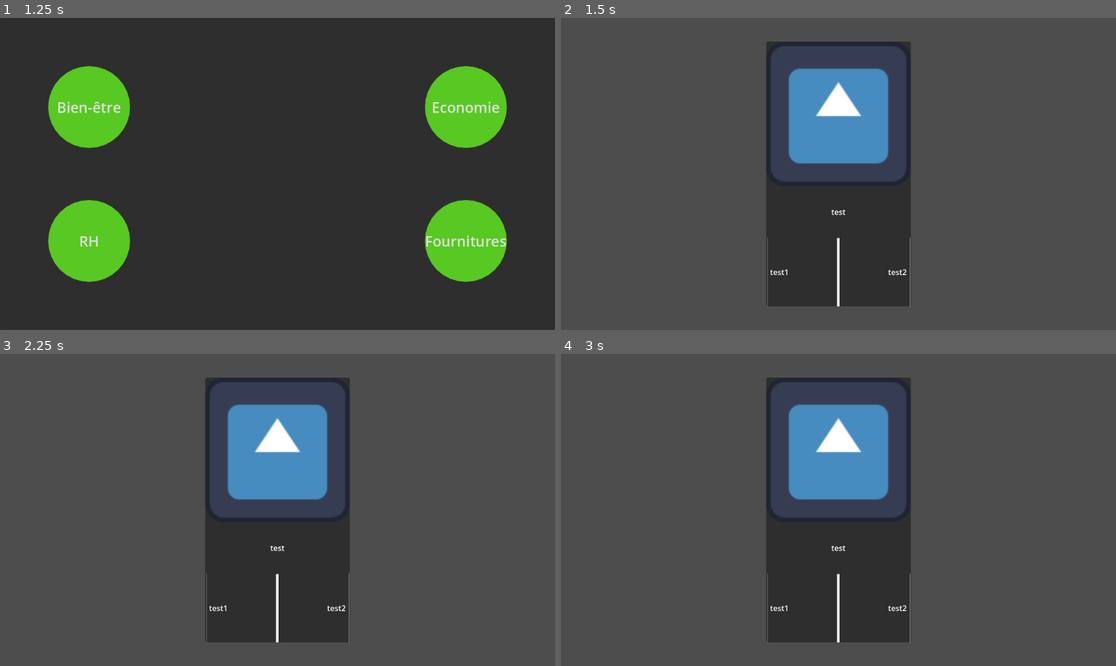
Above: before the commit, frames 1-4 (two rows, left to right).
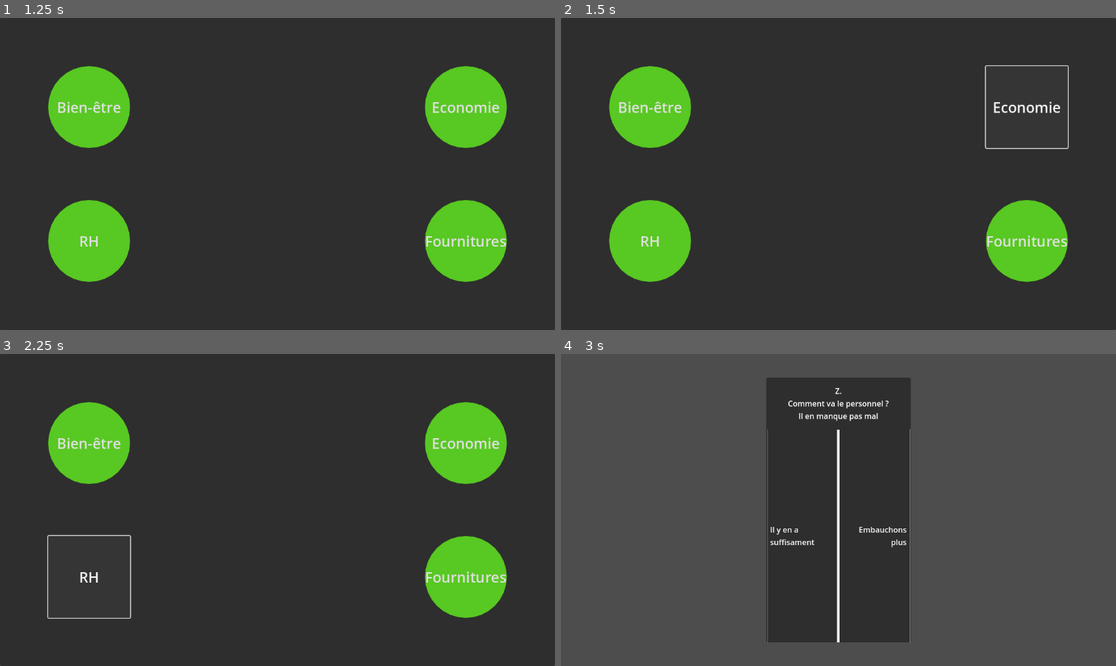
Above: after the commit, the same moments.

Repository: Bebel9445/audit_inc
Game: Godot game, scene res://Scenes/Main.tscn
Two runs of this game, one before a commit and one after it. Both use one fixed random seed, a clock stepped at 60 frames per second and the inputs below. The engine's default icon, where the game draws it, is replaced by a stand-in: a white triangle on a blue panel in a dark square.
Inputs (mouse positions are in pixels of both pictures, inside the frame that each line leads up to):
- Up to frame 1 (1.25 s): click "Facile" at 0.5 s
- Up to frame 2 (1.5 s): click "Economie" at 1.25 s
- Up to frame 3 (2.25 s): click (88, 575) at 2 s, where only the run after the commit has a clickable "RH"
- Up to frame 4 (3 s): click (1027, 575) at 2.75 s, where only the run after the commit has a clickable "Fournitures"

Frame 1 is identical in both runs. In frame 2, 85% of the frame differs, in the area x 0-100%, y 0-100%; in frame 3, 85%; in frame 4, 11%.
Error after the commit: Trying to assign value of type 'Nil' to a variable of type 'Dictionary'. (res://Scripts/main.gd:36)

Commit message:
Debut de la redaction d'une boucle de jeu + renommage fichier json

Diff:
--- /dev/null
+++ b/Scripts/Fourniture.json
@@ -0,0 +1,23 @@
+{
+  "nbCartes": 1,
+  "1": {
+	"tirable": true,
+	"nomPerso": "Z.",
+	"question": "Comment va le personnel ?",
+	"response": "Il en manque pas mal",
+	"choix": {
+	  "gauche": {
+		"texte": "Il y en a suffisament",
+		"stats": [0, 0, 0, 0],
+		"prochaineCarte": null
+	  },
+	  "droite": {
+		"texte": "Embauchons plus",
+		"stats": [0, 0, 0, 0],
+		"prochaineCarte": null
+	  }
+	},
+	"image": "res://Images/Z.png",
+	"carteBan": [ ]
+  }
+}
--- /dev/null
+++ b/Scripts/RH.json
@@ -0,0 +1,15 @@
+{
+  "nbCartes" : 1,
+  <id> : {
+	"tirable" : true,
+	"nomPerso" : "Z.",
+	"question" : "Comment va le personnel ?",
+	"response" : "Il en manque pas mal",
+	"choix" : {
+		"gauche" : {"texte" : "Il y en a suffisament", "stats" : [0, 0, 0, 0], "prochaineCarte" : null}, // employes, economie, fournitures, bien-etre
+		"droite" : {"texte" : "Embauchons plus", "stats" : [0, 0, 0, 0], "prochaineCarte" : null}  // employes, economie, fournitures, bien-etre
+	},
+	"image" : "path/to/image/Z.png",
+	"carteBan" : [<id>, <id>...]
+  }
+}
--- a/Scripts/RessourcesHumaines.json
+++ /dev/null
@@ -1,12 +0,0 @@
-{
-  "nbCartes" : 1,
-  "1" : {
-	"nomPerso" : "Jack",
-	"text" : "Je suis Jack et je gère l'organisation du personnel du bâtiment informatique, beaucoup des informaticiens se plaignent d'avoir des deadlines trop courtes pour une quantité de travail trop lourde pour seulement 5 personnes, que faire?",
-	"choix" : {
-		"gauche" : {"text" : "5 membres sont largement suffisant pour gérer quelques applications, non? Ou en avez vous plus?", "stats" : [0, 0, 0, 0]},
-		"droite" : {"text" : "Augmenter le nombre de personnes pourraient aider à alléger la charge de travail?", "stats" : [0, 0, 0, 0]}
-	},
-	"image" : "res://icon.svg"
-  }
-}
--- a/Scripts/main.gd
+++ b/Scripts/main.gd
@@ -22,18 +22,61 @@
 
 	#Initialiser les states en fonction de la difficulté choisi
 
-func lancer_audit(nomPole):
-	var carte_instance = carte_scene.instantiate()
+func lancer_audit(nomPole: String) -> void:
+	var json_path := "res://Scripts/"+ nomPole +".json"
+
+	if not FileAccess.file_exists(json_path):
+		push_error("Fichier JSON introuvable pour le pôle : " + nomPole)
+		return
+
+	var file := FileAccess.open(json_path, FileAccess.READ)
+	var text := file.get_as_text()
+	file.close()
+
+	var data: Dictionary = JSON.parse_string(text)
+	if typeof(data) != TYPE_DICTIONARY:
+		push_error("Erreur : JSON invalide pour le pôle " + nomPole)
+		return
+
+	# Créer la carte
+	var carte_instance := carte_scene.instantiate()
 	add_child(carte_instance)
 	choixPoles_instance.hide()
 
-	print(nomPole)
-	if (nomPole == "RH") :
-		var img = load("res://icon.svg")
-		carte_instance.set_card(img, "Voici le pole RH !", "Choix de gauche", "choix de droite (la droiiiiite hein)")
-	elif (nomPole == "Economie") :
-		pass
-	elif (nomPole == "Fournitures") :
-		pass
-	else :
-		pass
+	var jeuActif := true
+	var indexCarte := 1
+
+	while jeuActif:
+		if indexCarte > int(data["nbCartes"]):
+			print("Toutes les cartes du pôle " + nomPole + " ont été jouées.")
+			break
+
+		var carteData: Dictionary = data[str(indexCarte)]
+
+		var img: Texture2D = null
+		if carteData.has("image"):
+			img = load(carteData["image"]) as Texture2D
+
+		# On prépare les données de la carte
+		var perso = carteData.get("nomPerso", "")
+		var question = carteData.get("question", "")
+		var response = carteData.get("response", "")
+
+		var choixGauche = carteData["choix"]["gauche"]
+		var choixDroite = carteData["choix"]["droite"]
+
+		# Afficher la carte (fonction de ta scène)
+		carte_instance.set_card(
+			img,
+			"%s\n%s\n%s" % [perso, question, response],
+			choixGauche["texte"],
+			choixDroite["texte"]
+		)
+
+		#attente du choix ici jpense
+
+		# Pour l’instant on enchaîne bêtement
+		indexCarte += 1
+
+		if indexCarte > int(data["nbCartes"]):
+			jeuActif = false
